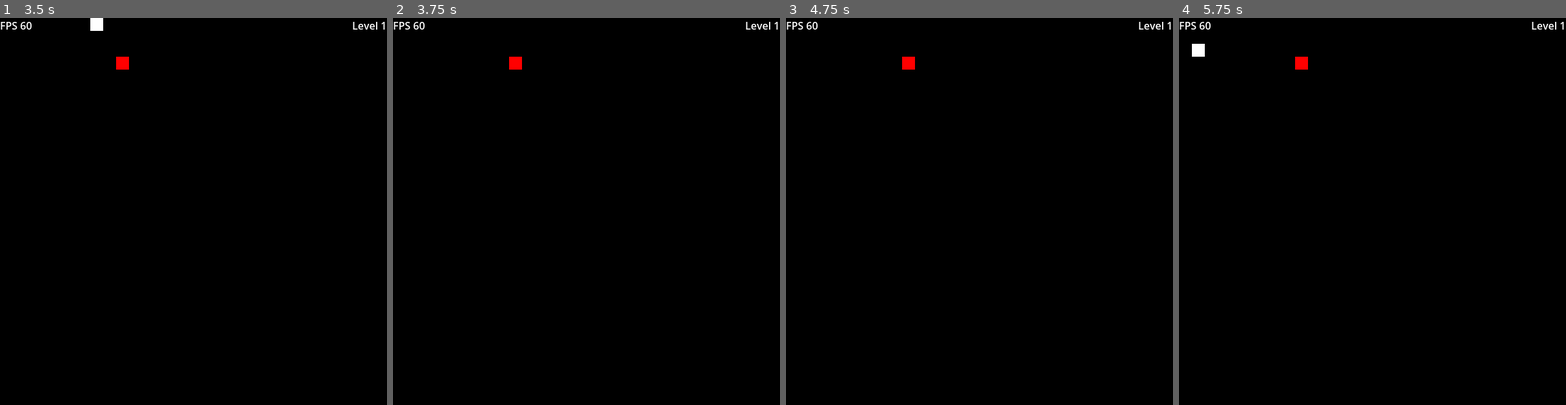
Above: before the commit, frames 1-4 (left to right).
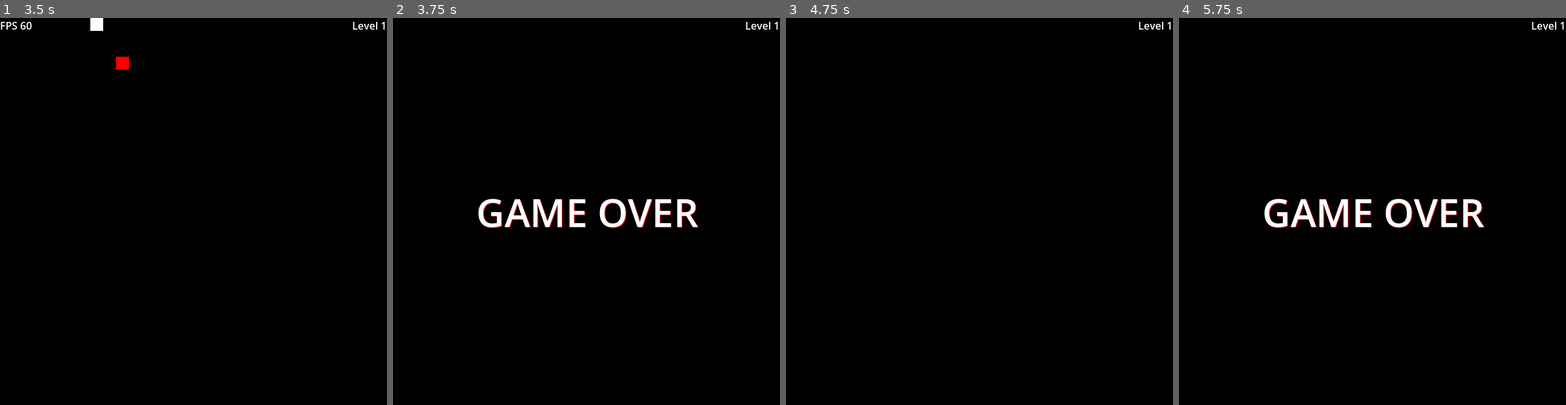
Above: after the commit, the same moments.

Repository: aldi-ms/Snake
Game: Godot game, scene res://scenes/game.tscn
Same seed, same stepped clock (60 frames per second), same inputs: the game is played once before the commit and once after it.
Inputs:
- Up to frame 1 (3.5 s): hold D (right) 0.53-1.28 s; hold S (down) 1.28-2.03 s; hold D (right) 2.03-2.78 s; tap Enter at 2.75 s; hold W (up) from 2.78 s (still down)
- Up to frame 2 (3.75 s): release W (up) at 3.53 s; hold A (left) from 3.53 s (still down)
- Up to frame 3 (4.75 s): keep holding A (left); tap Space at 4.25 s
- Up to frame 4 (5.75 s): tap Enter at 5 s; release A (left) at 5.03 s; hold S (down) from 5.03 s (still down)

Frame 1 is identical in both runs. In frame 2, 2.3% of the frame differs, in the area x 0-79%, y 1-55%; in frame 3, 0.2%; in frame 4, 2.4%.

Commit message:
Polished game over screen. Some cleaning.

Diff:
--- a/scenes/game.tscn
+++ b/scenes/game.tscn
@@ -9,6 +9,8 @@
 [node name="Game" type="Node2D"]
 script = ExtResource("1_t5b7b")
 
+[node name="FPSMeterControl" parent="." instance=ExtResource("4_mpoig")]
+
 [node name="LevelInfoControl" parent="." instance=ExtResource("5_kdivt")]
 anchors_preset = 0
 anchor_left = 0.0
@@ -17,8 +19,8 @@
 offset_right = 40.0
 grow_horizontal = 1
 
-[node name="FPSMeterControl" parent="." instance=ExtResource("4_mpoig")]
-
 [node name="Fruit" parent="." instance=ExtResource("2_ehwge")]
 
 [node name="Snake" parent="." instance=ExtResource("2_5y6qt")]
+
+[connection signal="game_over" from="Snake" to="." method="_on_snake_game_over"]
--- /dev/null
+++ b/scenes/game_over_control.tscn
@@ -0,0 +1,32 @@
+[gd_scene load_steps=3 format=3 uid="uid://duuvnfwj236xa"]
+
+[ext_resource type="Script" path="res://scripts/game_over_control.gd" id="1_0xwov"]
+
+[sub_resource type="LabelSettings" id="LabelSettings_76gns"]
+font_size = 60
+shadow_color = Color(0.870588, 0, 0, 0.854902)
+
+[node name="GameOverControl" type="Control"]
+layout_mode = 3
+anchors_preset = 15
+anchor_right = 1.0
+anchor_bottom = 1.0
+grow_horizontal = 2
+grow_vertical = 2
+script = ExtResource("1_0xwov")
+
+[node name="CanvasLayer" type="CanvasLayer" parent="."]
+
+[node name="GameOverLabel" type="Label" parent="CanvasLayer"]
+offset_right = 602.0
+offset_bottom = 601.0
+text = "GAME OVER"
+label_settings = SubResource("LabelSettings_76gns")
+horizontal_alignment = 1
+vertical_alignment = 1
+uppercase = true
+
+[node name="Timer" type="Timer" parent="."]
+autostart = true
+
+[connection signal="timeout" from="Timer" to="." method="_on_timer_timeout"]
--- a/scripts/game.gd
+++ b/scripts/game.gd
@@ -1,21 +1,26 @@
 extends Node2D
 
+var should_spawn_fruit := true
+var game_over := false
 var size: int
+var grid_rows: int
+var grid_cols: int
+var fruits = []
+var window_size: Vector2
 var fruit_scene = preload("res://scenes/fruit.tscn")
-var should_spawn_fruit := true
-var fruits = []
-var window_size
-var rows
-var cols
+var game_over_scene = preload("res://scenes/game_over_control.tscn")
 
 func _ready():
 	size = $Snake.size
 	window_size = get_viewport().get_visible_rect().size
-	rows = floor(window_size.x / size)
-	cols = floor(window_size.y / size)
-	print("grid_size: %s, %s" % [rows, cols])
+	grid_rows = floor(window_size.x / size)
+	grid_cols = floor(window_size.y / size)
+	print("grid_size: %s, %s" % [grid_rows, grid_cols])
 
 func _process(delta):
+	if game_over:
+		return
+
 	if should_spawn_fruit:
 		fruits.append(spawn_fruit())
 		should_spawn_fruit = false
@@ -28,13 +33,35 @@
 		$LevelInfoControl.level += 1
 
 func spawn_fruit():
-	# TODO: Check so that fruit is not spawned on top of snake
+	var grid_position = Vector2(randi_range(0, grid_rows - 1), randi_range(0, grid_cols - 1))
+	while !is_valid_position(grid_position):
+		print("retry")
+		grid_position = Vector2(randi_range(0, grid_rows - 1), randi_range(0, grid_cols - 1))
 
-	var grid_position = Vector2(randi_range(0, rows - 1), randi_range(0, cols - 1))
-	print("spawn_fruit: grid_pos=", grid_position)
+	print("spawn_fruit:", grid_position)
 	var fruit = fruit_scene.instantiate()
 	var pos = Vector2(grid_position.x * size, grid_position.y * size)
-	print("spawn_pos", pos)
 	fruit.init(pos, size)
 	$".".add_child(fruit)
+
 	return fruit
+
+func is_valid_position(v: Vector2):
+	v *= size
+	if $Snake.head.position == v:
+		return false
+
+	for t in $Snake.tail:
+		if t == v:
+			return false
+
+	return true
+
+func _on_snake_game_over():
+	game_over = true
+	for child in $".".get_children():
+		if child.name != "LevelInfoControl":
+			child.queue_free()
+
+	var go = game_over_scene.instantiate()
+	$".".add_child(go)
--- /dev/null
+++ b/scripts/game_over_control.gd
@@ -0,0 +1,5 @@
+extends Control
+
+
+func _on_timer_timeout():
+	$CanvasLayer/GameOverLabel.visible = !$CanvasLayer/GameOverLabel.visible
--- a/scripts/snake.gd
+++ b/scripts/snake.gd
@@ -1,6 +1,8 @@
 extends Sprite2D
 
 @export var size: int = 20
+
+signal game_over
 
 var head: Rect2
 var dir: Vector2
@@ -9,26 +11,14 @@
 var length := 0
 var tail = []
 var old_dir: Vector2
+var window_size: Vector2
 
 func _ready():
-	var window_size = get_viewport().get_visible_rect().size
-	var grid_rows = floor(window_size.x / size)
-	var grid_cols = floor(window_size.y / size)
-
+	window_size = get_viewport().get_visible_rect().size
 	head = Rect2(Vector2.ZERO, Vector2(size, size))
 	pos = Vector2.ZERO
 	dir = Vector2.RIGHT
 	old_dir = Vector2.ZERO
-
-func process_movement():
-	if Input.is_action_just_pressed("down") && dir != Vector2.UP:
-		dir = Vector2.DOWN
-	elif Input.is_action_just_pressed("up") && dir != Vector2.DOWN:
-		dir = Vector2.UP
-	elif Input.is_action_just_pressed("left") && dir != Vector2.RIGHT:
-		dir = Vector2.LEFT
-	elif Input.is_action_just_pressed("right") && dir != Vector2.LEFT:
-		dir = Vector2.RIGHT
 
 func _process(delta):
 	process_movement()
@@ -39,13 +29,19 @@
 		pos += delta_position
 		head.position = get_grid_position(pos)
 	else:
-		print("dead")
+		end_game()
 
 	if head.position != old_head_pos:
 		old_dir = (head.position - old_head_pos).normalized()
 		if length > 0:
 			tail.push_front(old_head_pos)
 			tail.pop_back()
+		for t in tail:
+			if t == head.position:
+				end_game()
+		if head.position.x < 0 || head.position.x >= window_size.x || head.position.y < 0 || head.position.y >= window_size.y:
+			end_game()
+
 	queue_redraw()
 
 func _draw():
@@ -66,5 +62,18 @@
 			break
 	return eaten_idx
 
+func process_movement():
+	if Input.is_action_just_pressed("down") && dir != Vector2.UP:
+		dir = Vector2.DOWN
+	elif Input.is_action_just_pressed("up") && dir != Vector2.DOWN:
+		dir = Vector2.UP
+	elif Input.is_action_just_pressed("left") && dir != Vector2.RIGHT:
+		dir = Vector2.LEFT
+	elif Input.is_action_just_pressed("right") && dir != Vector2.LEFT:
+		dir = Vector2.RIGHT
+
 func get_grid_position(pos: Vector2):
 	return floor(pos / size) * size
+
+func end_game():
+	emit_signal("game_over")
